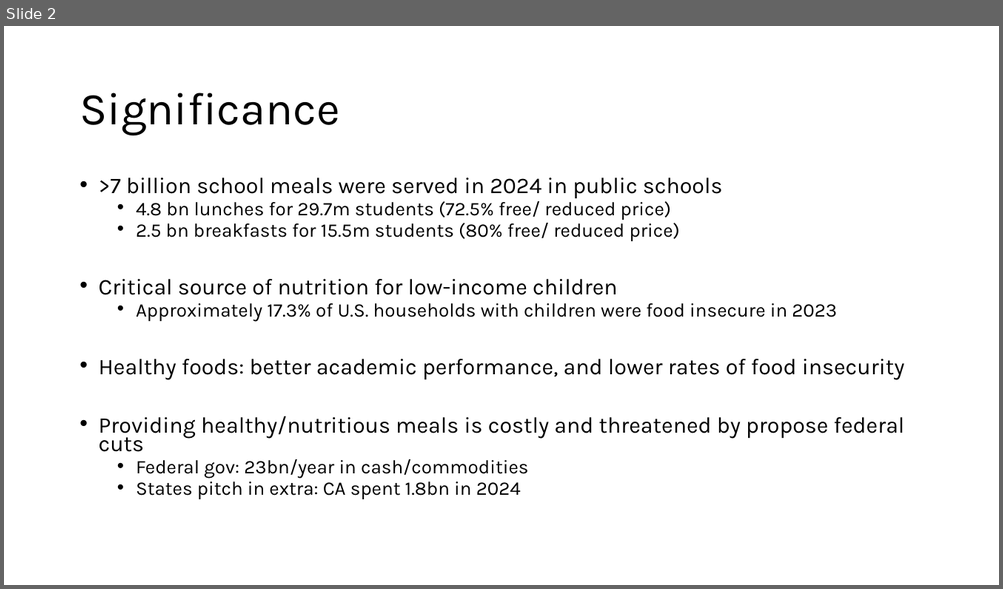
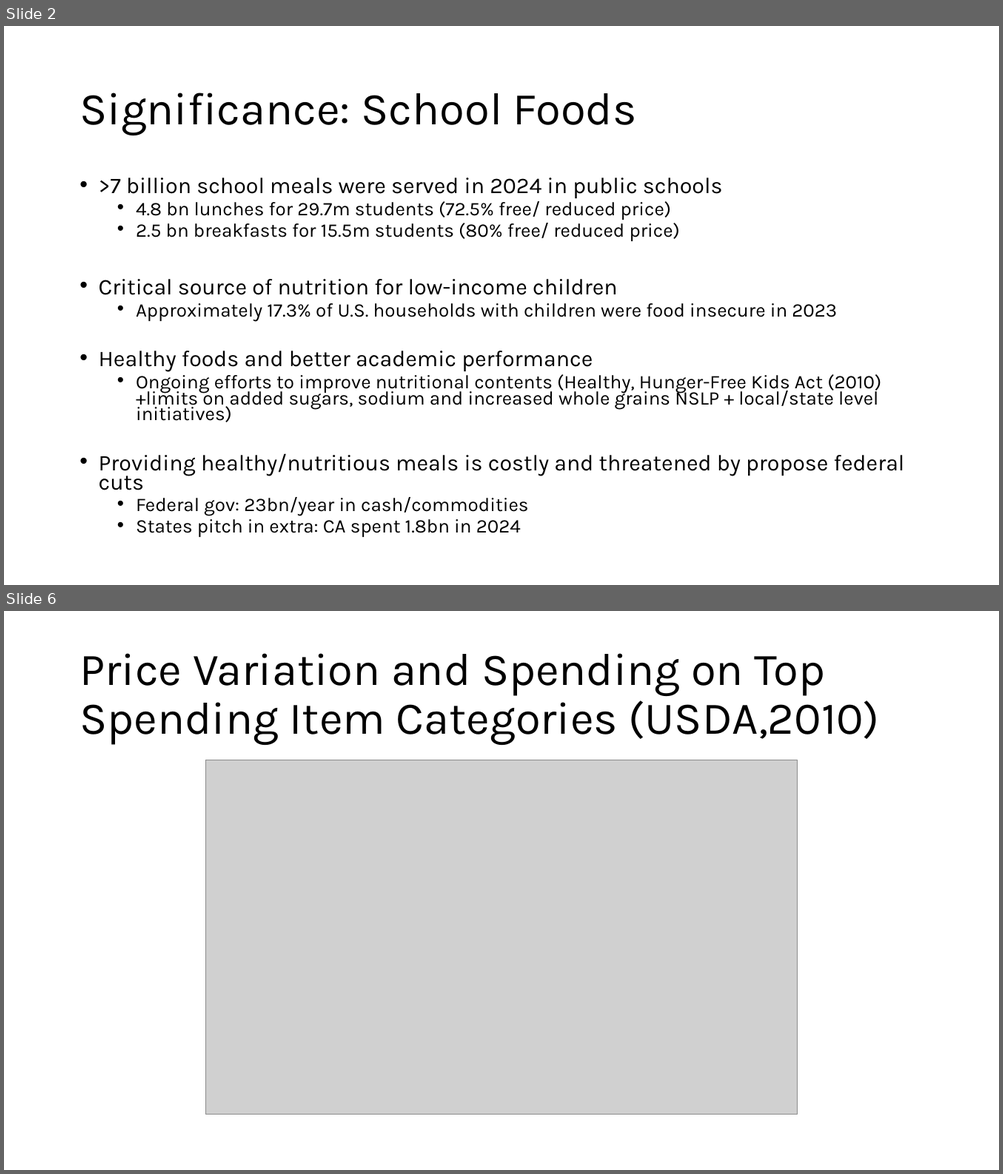
Before and after one commit to darionphan/obesitydata, a slide deck: Slides/SFP.pptx. Shown one above the other, each under a label of ours: slide 2 before the commit, slides 2 and 6 after it; the slides between them are not shown. The pictures are 1003x589 and 1003x1174 pixels, drawn with LibreOffice and Linux fonts; fonts in the diff are those of the drawing; grey boxes stand for pictures. Boxes give left, top, right and bottom in pixels: in the first picture for what was removed or moved away, otherwise in the second. Text is boxed around its words. In the diff, an @@ line names an element or a change of style, - is before the commit and + after.

```diff
--- a/Slides/SFP.pptx
+++ b/Slides/SFP.pptx
@@ slide 6 added at (4, 611, 999, 1170), background #FFFFFF @@
@@ title added at (79, 653, 879, 745), 44 pt, text #000000 @@
+Price Variation and Spending on Top Spending Item Categories (USDA,2010)
@@ picture added at (205, 760, 797, 1116) @@
@@ slide 2 changed as well @@
@@ title at (79, 93, 637, 136): text changed @@
-Significance
+Significance: School Foods
@@ text at (99, 351, 881, 423): text changed; size 21.7 to 18.6 pt @@
-• Healthy foods: better academic performance, and lower rates of food insecurity
+• Healthy foods and better academic performance
+  • Ongoing efforts to improve nutritional contents (Healthy, Hunger-Free Kids Act (2010) +limits on added sugars, sodium and increased whole grains NSLP + local/state level initiatives)
```
Also in this commit, not shown: 2 other slides changed, 11 other slides added.
